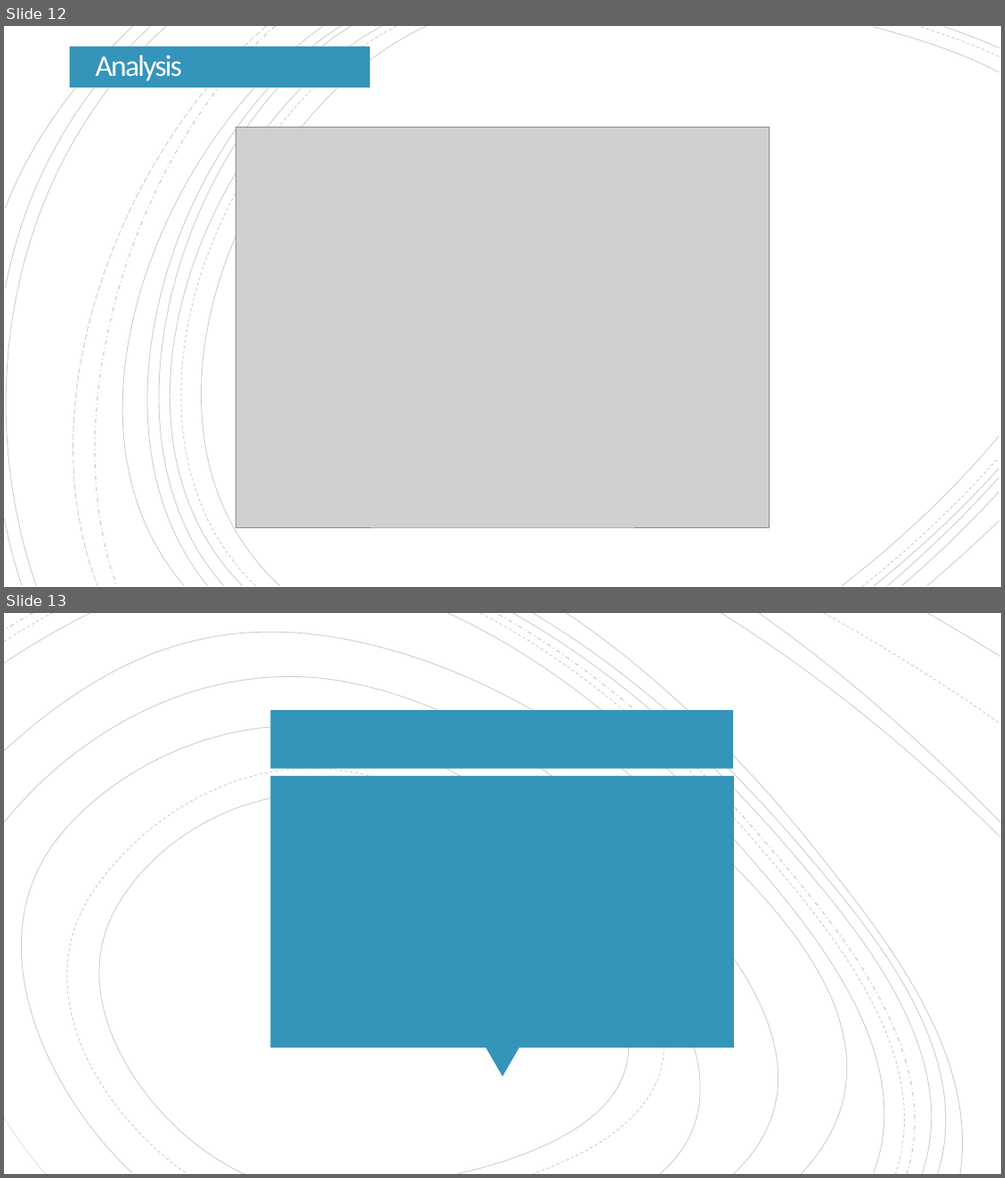
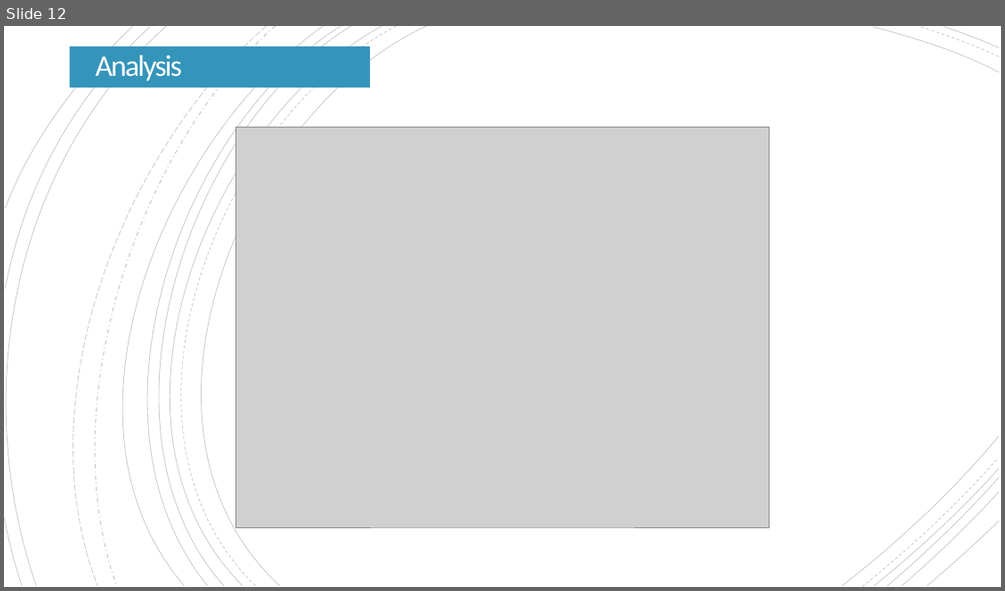
Before and after one commit to Cadeem-M/Project-1-Unemployment, a slide deck: Unemployment Analysis Presentation - Group 2.pptx. Shown one above the other, each under a label of ours: slides 12 and 13 before the commit, slide 12 after it. The pictures are 1005x1178 and 1005x591 pixels, drawn with LibreOffice and Linux fonts; fonts in the diff are those of the drawing; grey boxes stand for pictures. Boxes give left, top, right and bottom in pixels: in the first picture for what was removed or moved away, otherwise in the second. Text is boxed around its words. In the diff, an @@ line names an element or a change of style, - is before the commit and + after.

```diff
--- a/Unemployment Analysis Presentation - Group 2.pptx
+++ b/Unemployment Analysis Presentation - Group 2.pptx
@@ slide 13 removed at [4, 613, 1001, 1174], background #FFFFFF @@
@@ group removed at [4, 613, 1001, 1174]: 19 freeform shapes @@
@@ rectangle removed at [270, 710, 733, 769] @@
@@ rectangle removed at [270, 776, 734, 1047] @@
@@ triangle removed at [485, 1047, 519, 1076] @@
```
Also in this commit, not shown: 2 slides changed, 11 slides added, 14 other files.
